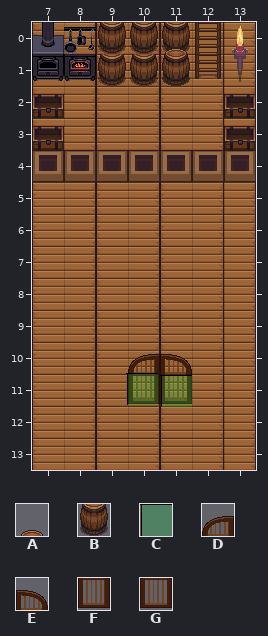
One commit to this Tiled map: map/room.tmx. Above is the file before it was changed.
Cells are 32x32 px. Shown: x 7..13, y 0..13.
Key: from "base_out_atlas": A 467, B 499; from "meta_tiles": C 1; from "terrain_atlas": D 689, E 690, F 721, G 722.
_ is an empty cell.
Objects are placed by their top-left corner, in cells (3,4 is the top-left corner of cell 3,4); size is 1x1 cell unless given.
Layers that did not change in this view are not listed.
Layer "Top" before, first column x 7:
 0 ____A__
 1 ____B__
 2 _______
 3 _______
 4 _______
 5 _______
 6 _______
 7 _______
 8 _______
 9 _______
10 ___DE__
11 ___FG__
12 _______
13 _______
Objects on layer "Collision" before:
C "portal" at 9.9,11
C "portal" at 11,11
And afterwards:
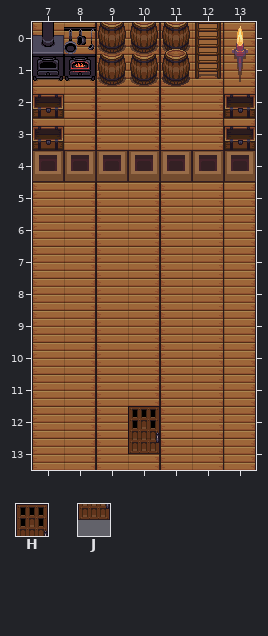
Further tiles: from "base_out_atlas": H 291, J 323.
Changes in this commit:
Layer "Top":
y 10: x 10..11 DE -> __
y 11: x 10..11 FG -> __
y 12: x 10 _ -> H
y 13: x 10 _ -> J
Layer "Collision":
removed: C "portal" at 9.9,11
removed: C "portal" at 11,11
Changed places in both pictures, as pixel boxes (x1, y1, x2, y2):
changed: (126, 354, 192, 454)
